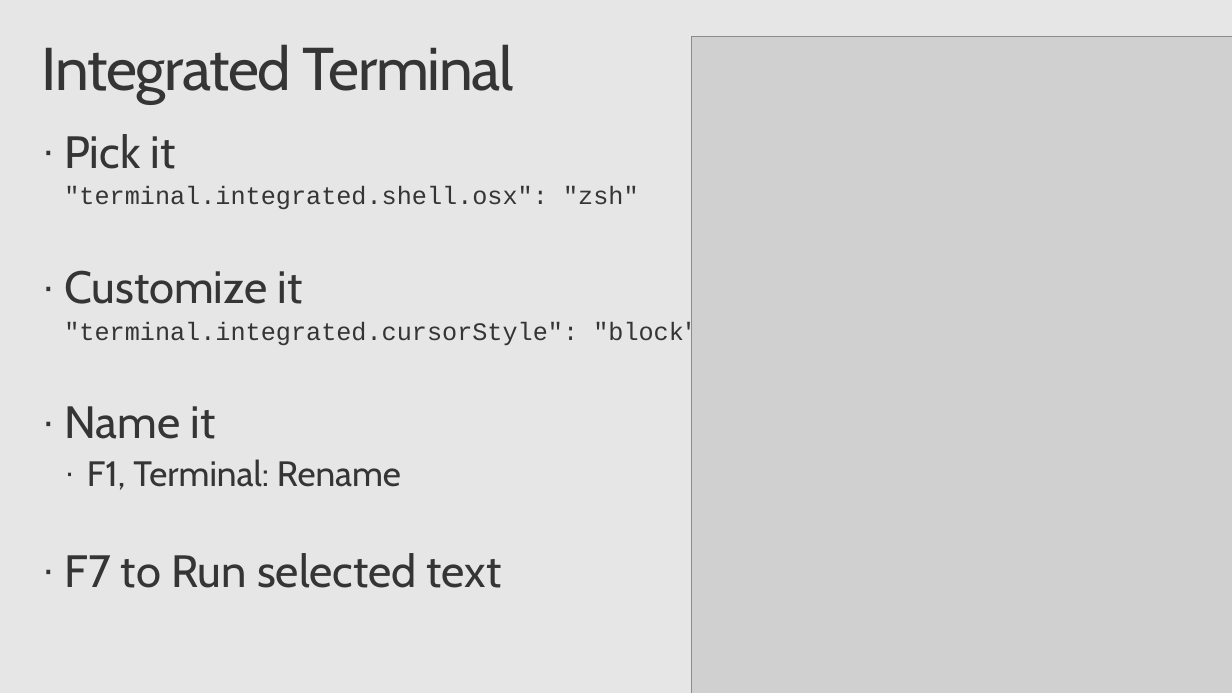
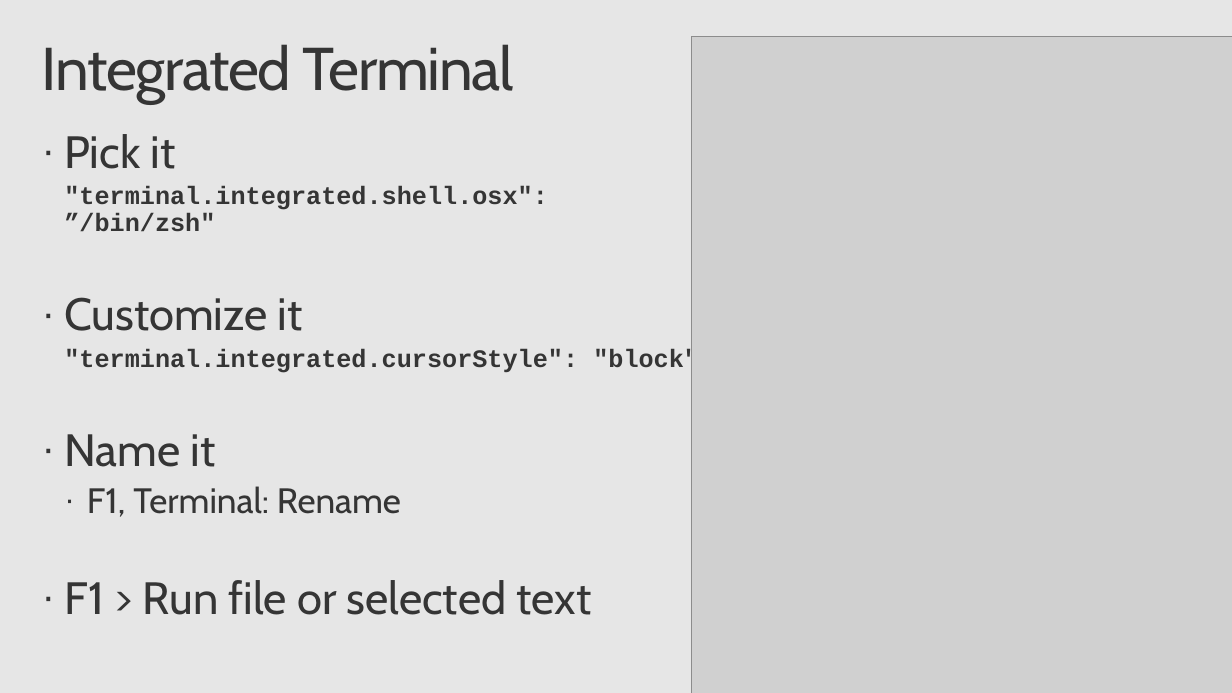
Before and after one commit to chrisdias/ignite2017, a slide deck: slide 11 of BRK3394.chrisdias.vscodetipstricks.pptx. Drawn at 1232x693 pixels with LibreOffice and Linux fonts; fonts in the diff are those of the drawing; grey boxes stand for pictures; background and template pictures are left out. Boxes give left, top, right and bottom in pixels: in the first picture for what was removed or moved away, otherwise in the second. Text is boxed around its words. In the diff, an @@ line names an element or a change of style, - is before the commit and + after.

```diff
--- a/BRK3394.chrisdias.vscodetipstricks.pptx
+++ b/BRK3394.chrisdias.vscodetipstricks.pptx
@@ text at (64,186,548,232): text changed; bold on @@
-  "terminal.integrated.shell.osx": "zsh"
+  "terminal.integrated.shell.osx": ”/bin/zsh"
@@ text at (64,348,699,375): bold on in ""terminal.integrated.cursorStyle": "block"" @@
@@ text at (64,580,592,615): text changed @@
-· F7 to Run selected text
+· F1 > Run file or selected text
```
Also in this commit, not shown: 8 other slides changed, 1 other file.
